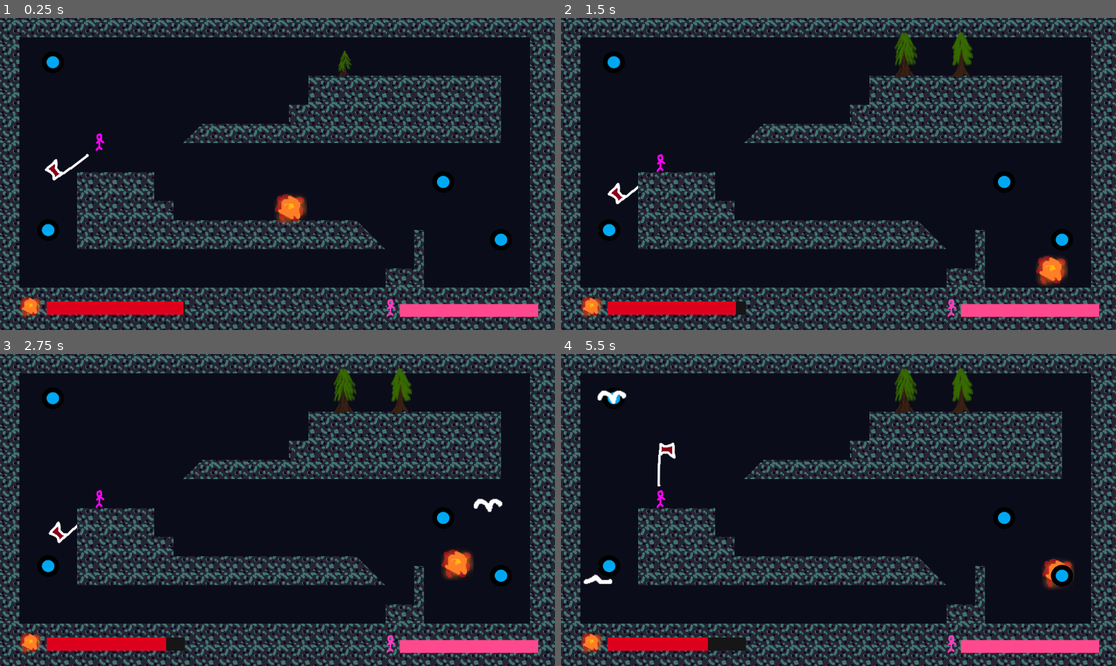
Above: before the commit, frames 1-4 (two rows, left to right).
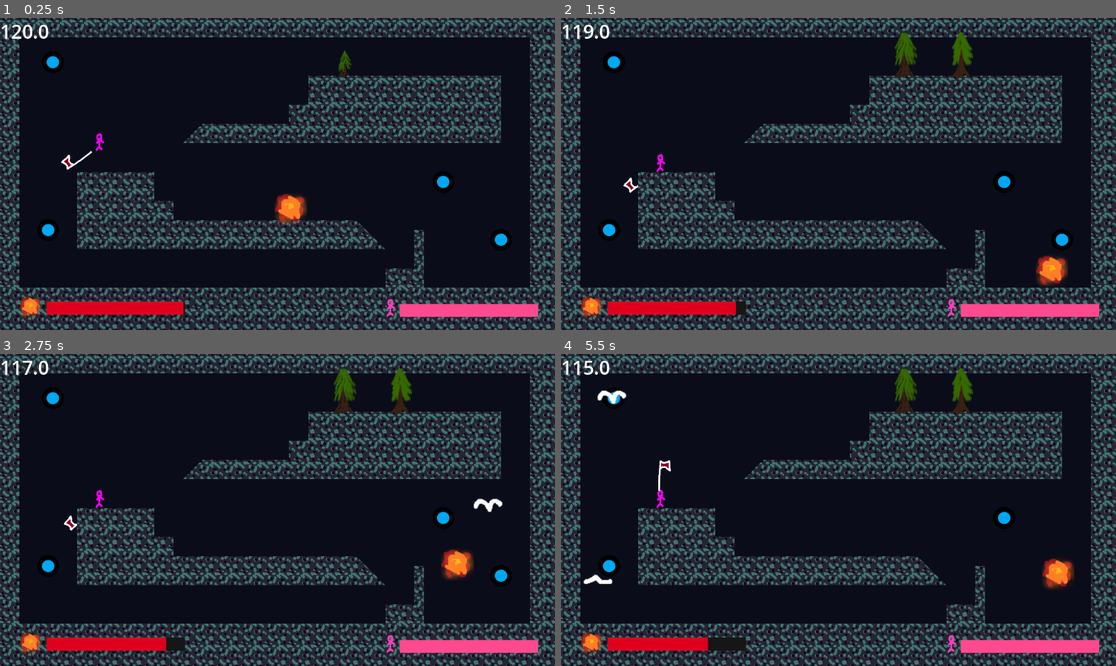
Above: after the commit, the same moments.

Repository: Kurooco/trijam348
Game: Godot game, scene res://scenes/level_1.tscn
The game is run twice, just before and just after one commit, with the same random seed, the same clock (stepped at 60 frames per second) and the same inputs.
Inputs:
- Up to frame 1 (0.25 s): no input
- Up to frame 2 (1.5 s): hold D (right_f) from 0.53 s (still down); tap W (jump_f) at 0.77 s
- Up to frame 3 (2.75 s): tap W (jump_f) at 1.52 s; release D (right_f) at 2.03 s; hold A (left_f) from 2.03 s (still down)
- Up to frame 4 (5.5 s): release A (left_f) at 2.78 s; hold D (right_f) 2.78-4.28 s; tap W (jump_f) at 3.02, 3.77, 4.52 s; hold A (left_f) 4.28-5.03 s; hold D (right_f) from 5.03 s (still down)

The runs differ from the first frame. In frame 1, 0.4% of the frame differs, in the area x 0-17%, y 2-53%; in frame 2, 0.4%; in frame 3, 0.3%; in frame 4, 0.6%, in the area x 0-93%, y 2-75%.

Commit message:
final submission

Diff:
--- a/scenes/enemy_spawner.tscn
+++ b/scenes/enemy_spawner.tscn
@@ -4,5 +4,6 @@
 [ext_resource type="Script" uid="uid://c4tg3xw6h1chx" path="res://scenes/enemy_spawner.gd" id="2_devoi"]
 
 [node name="EnemySpawner" type="Sprite2D" groups=["enemy_spawner"]]
+z_index = -10
 texture = ExtResource("1_ks1gq")
 script = ExtResource("2_devoi")
--- a/scenes/fire.tscn
+++ b/scenes/fire.tscn
@@ -55,3 +55,5 @@
 
 [node name="HealthComponent" parent="." instance=ExtResource("4_rach5")]
 drain = 5.0
+
+[connection signal="killed" from="HealthComponent" to="." method="_on_health_component_killed"]
--- a/scenes/level_1.gd
+++ b/scenes/level_1.gd
@@ -3,6 +3,7 @@
 @export var collision_node : Node
 @export var texture : Texture
 
+var done = false
 var last_tree_spanwer = null
 
 # Called when the node enters the scene tree for the first time.
@@ -18,6 +19,9 @@
 	var s = get_tree().get_nodes_in_group("tree_spawner")[0]
 	s.spawn_trees()
 	s.trees_removed.connect(new_trees.bind(s))
+
+func _process(delta):
+	$CanvasLayer/Timer.text = str(round($LevelTimer.time_left))
 
 # Called every frame. 'delta' is the elapsed time since the previous frame.
 func new_trees(ps):
@@ -35,3 +39,26 @@
 	var s_list = get_tree().get_nodes_in_group("enemy_spawner")
 	var s = s_list.pick_random()
 	s.spawn()
+
+
+func _on_health_component_killed():
+	game_over(false)
+
+
+func _on_fireball_killed():
+	game_over(false)
+
+func game_over(win):
+	if(done): return
+	done = true
+	if(win):
+		$WinScreen.show()
+	else:
+		$LoseScreen.show()
+
+func _on_try_again_pressed():
+	get_tree().change_scene_to_file("res://scenes/level_1.tscn")
+
+
+func _on_level_timer_timeout():
+	game_over(true)
--- a/scenes/level_1.tscn
+++ b/scenes/level_1.tscn
@@ -10,6 +10,12 @@
 [sub_resource type="Curve2D" id="Curve2D_4nkto"]
 _data = {
 "points": PackedVector2Array(0, 0, 0, 0, 420, 420, 0, 0, 0, 0, 660, 420)
+}
+point_count = 2
+
+[sub_resource type="Curve2D" id="Curve2D_fcfvj"]
+_data = {
+"points": PackedVector2Array(0, 0, 0, 0, 560, 560, 0, 0, 0, 0, 740, 560)
 }
 point_count = 2
 
@@ -63,4 +69,55 @@
 [node name="EnemyTimer" type="Timer" parent="."]
 autostart = true
 
+[node name="LoseScreen" type="CanvasLayer" parent="."]
+visible = false
+
+[node name="Label" type="Label" parent="LoseScreen"]
+offset_left = 260.0
+offset_top = 80.0
+offset_right = 834.0
+offset_bottom = 217.0
+theme_override_font_sizes/font_size = 100
+text = "GAME OVER"
+
+[node name="TryAgain" type="Button" parent="LoseScreen"]
+offset_left = 420.0
+offset_top = 220.0
+offset_right = 660.0
+offset_bottom = 300.0
+text = "Try again"
+
+[node name="WinScreen" type="CanvasLayer" parent="."]
+visible = false
+
+[node name="Label" type="Label" parent="WinScreen"]
+offset_left = 240.0
+offset_top = 120.0
+offset_right = 868.0
+offset_bottom = 257.0
+theme_override_font_sizes/font_size = 100
+text = "YOU WON!!!!!"
+
+[node name="CanvasLayer" type="CanvasLayer" parent="."]
+
+[node name="Timer" type="Label" parent="CanvasLayer"]
+offset_right = 68.0
+offset_bottom = 55.0
+theme_override_font_sizes/font_size = 40
+text = "120"
+
+[node name="LevelTimer" type="Timer" parent="."]
+wait_time = 120.0
+autostart = true
+
+[node name="TreeSpawner3" parent="." instance=ExtResource("6_fcfvj")]
+curve = SubResource("Curve2D_fcfvj")
+
+[connection signal="killed" from="Person/HealthComponent" to="." method="_on_health_component_killed"]
+[connection signal="killed" from="CharacterBody2D/HealthComponent" to="." method="_on_fireball_killed"]
 [connection signal="timeout" from="EnemyTimer" to="." method="_on_enemy_timer_timeout"]
+[connection signal="pressed" from="LoseScreen/TryAgain" to="." method="_on_try_again_pressed"]
+[connection signal="timeout" from="LevelTimer" to="." method="_on_level_timer_timeout"]
+
+[editable path="Person"]
+[editable path="CharacterBody2D"]
--- a/scenes/level_handler.gd
+++ b/scenes/level_handler.gd
@@ -1 +1,3 @@
 extends Node
+
+@export var levels :
--- a/scenes/person.tscn
+++ b/scenes/person.tscn
@@ -60,6 +60,7 @@
 texture = ExtResource("2_2jjoq")
 
 [node name="RotatePivot" type="Node2D" parent="."]
+scale = Vector2(0.7, 0.7)
 
 [node name="WeaponArea" parent="RotatePivot" instance=ExtResource("5_8487m")]
 collision_mask = 8
@@ -72,3 +73,5 @@
 position = Vector2(75, 10)
 rotation = 1.55834
 texture = ExtResource("7_2jjoq")
+
+[connection signal="killed" from="HealthComponent" to="." method="_on_health_component_killed"]
--- a/scripts/fire.gd
+++ b/scripts/fire.gd
@@ -41,3 +41,7 @@
 
 func heal(amount):
 	$HealthComponent.change_health(amount)
+
+
+func _on_health_component_killed():
+	hide()
--- a/scripts/health_component.gd
+++ b/scripts/health_component.gd
@@ -17,4 +17,4 @@
 	health = min(max_health, health)
 
 func _process(delta):
-	health -= drain*delta
+	change_health(-drain*delta)
--- a/scripts/person.gd
+++ b/scripts/person.gd
@@ -27,3 +27,7 @@
 	$CanvasLayer/HealthBar.value = ($HealthComponent.health/$HealthComponent.max_health)*100
 
 	$RotatePivot.rotate(delta*10)
+
+
+func _on_health_component_killed():
+	hide()
Not shown: 1 places in scenes/level_1.tscn that only renumber resources
